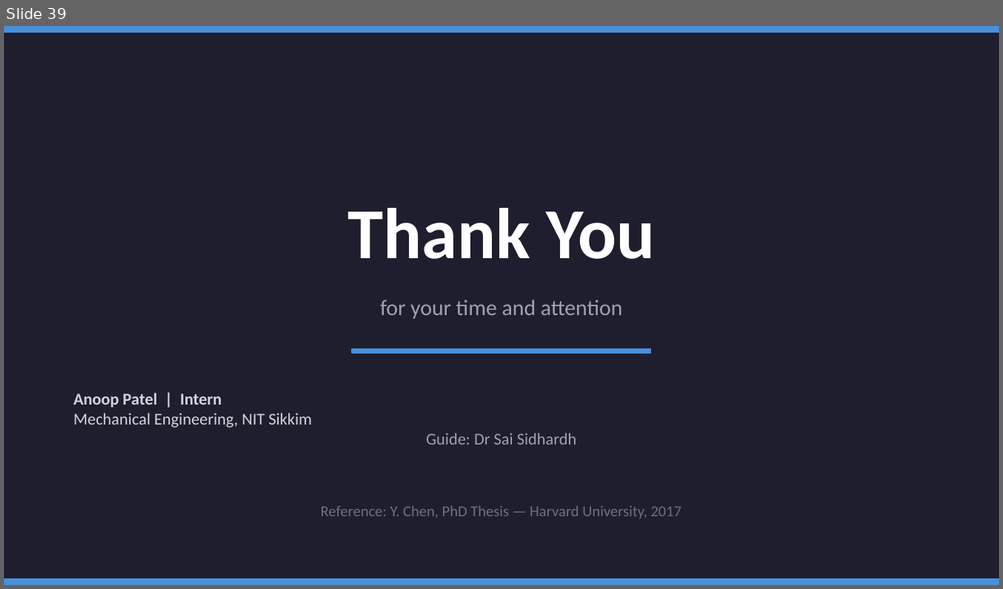
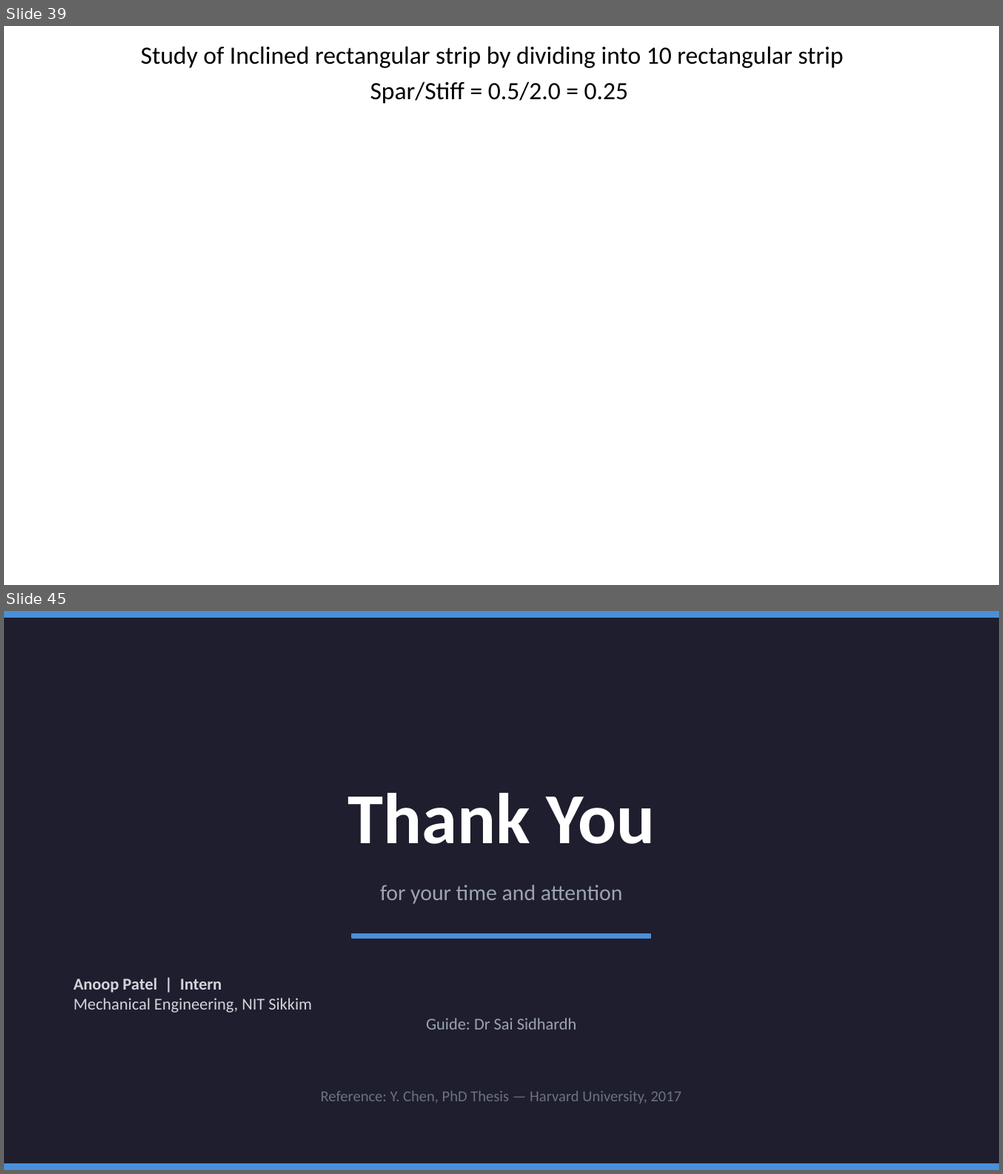
Before and after one commit to AnoopPatel582/Internship_Project-Flapping_Wing_Design, a slide deck: Flapping wing design/Wing_Morphology.pptx. Shown one above the other, each under a label of ours: slide 39 before the commit, slides 39 and 45 after it; the slides between them are not shown. The pictures are 1003x589 and 1003x1174 pixels, drawn with LibreOffice and Linux fonts; fonts in the diff are those of the drawing; background and template pictures are left out. Boxes give left, top, right and bottom in pixels: in the first picture for what was removed or moved away, otherwise in the second. Text is boxed around its words. In the diff, an @@ line names an element or a change of style, - is before the commit and + after.

Commit message:
Plots of descritized study of the type B inclined stiffener.

```diff
--- a/Flapping wing design/Wing_Morphology.pptx
+++ b/Flapping wing design/Wing_Morphology.pptx
@@ slide 39 added at [4, 26, 999, 585], background picture (left out) @@
@@ text added at [141, 46, 843, 68], 18 pt, text #000000 @@
+Study of Inclined rectangular strip by dividing into 10 rectangular strip
@@ text added at [370, 82, 628, 104], 18 pt, text #000000 @@
+Spar/Stiff = 0.5/2.0 = 0.25
@@ what was slide 39 is now slide 45 @@
```
Also in this commit, not shown: 5 other slides added, 7 other files.
